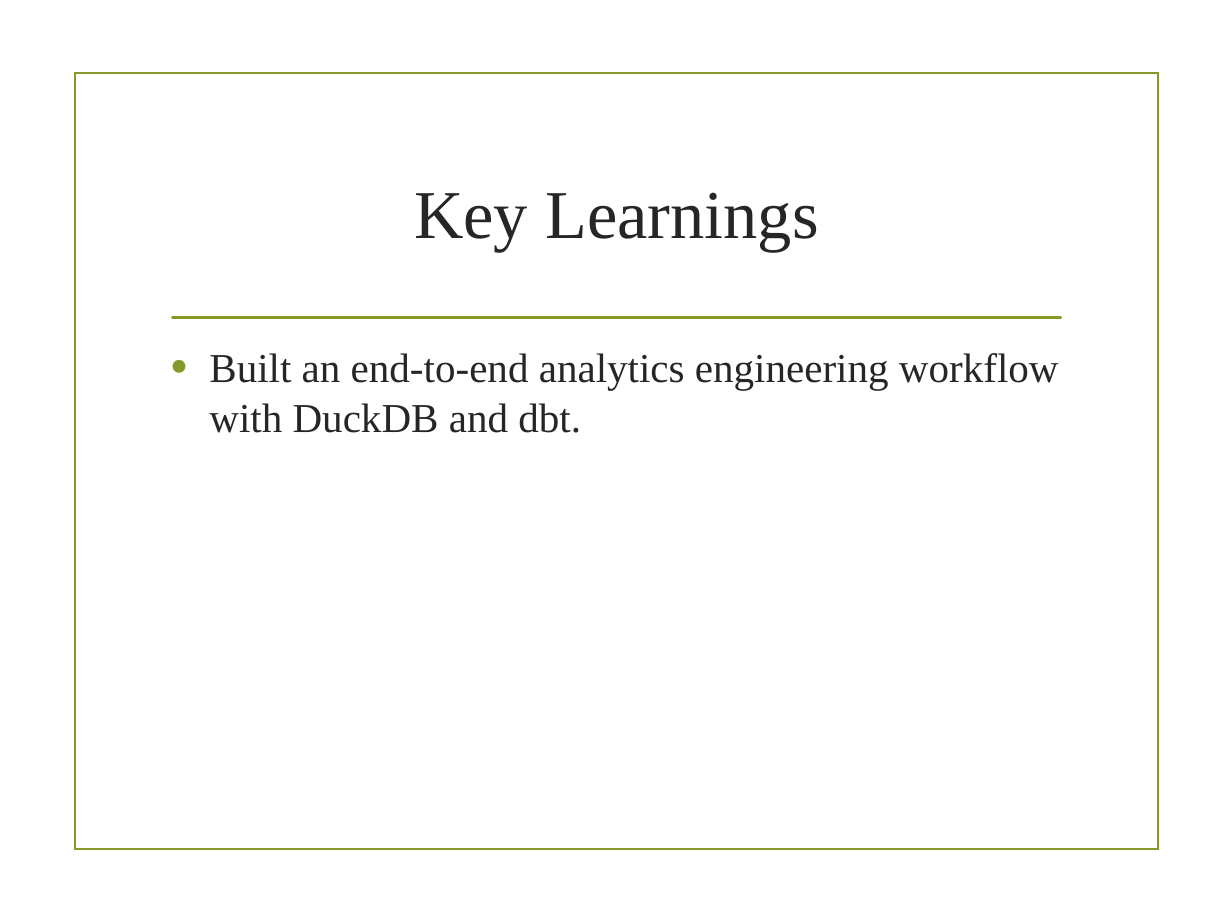
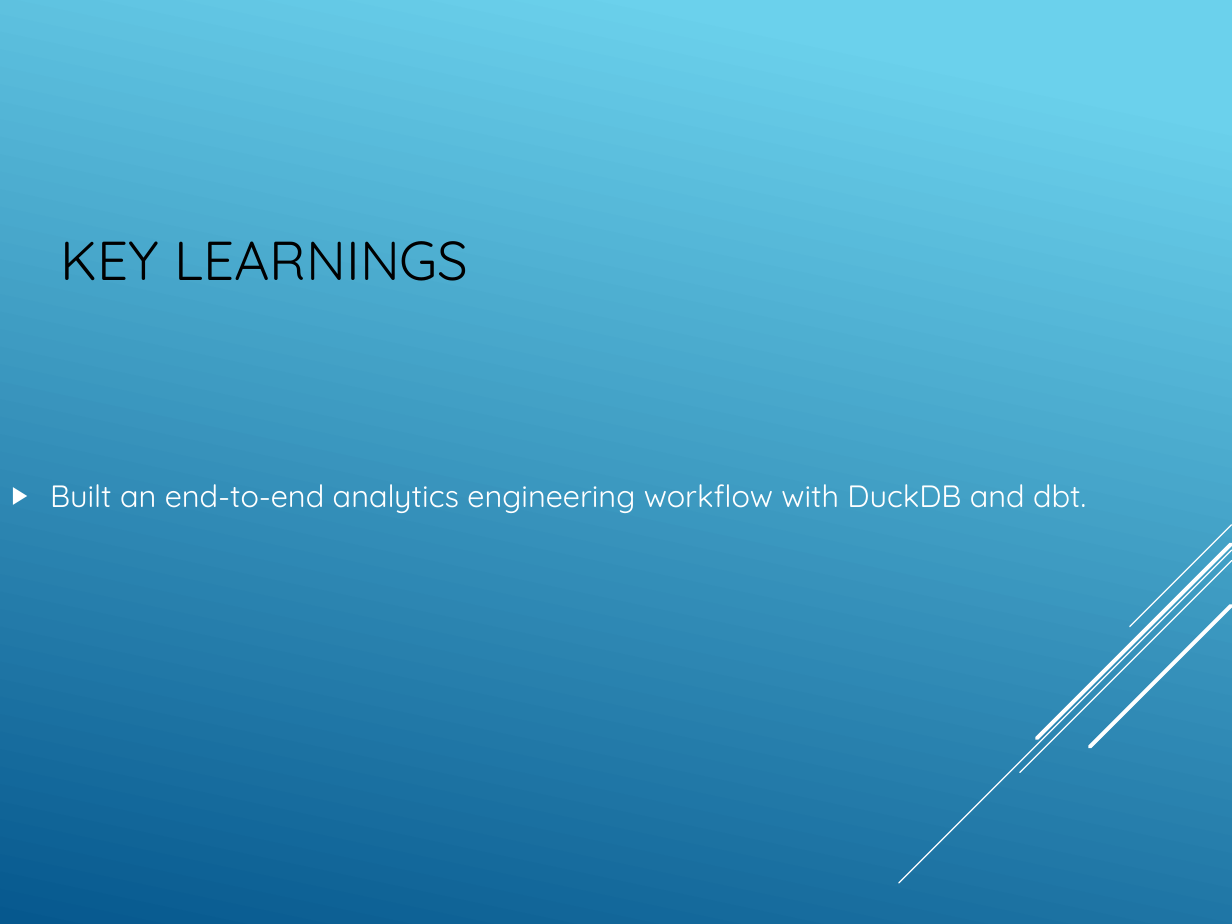
Before and after one commit to weihg27/ecommerce-project, a slide deck: slide 15 of slices/Olist_Ecommerce_Project_Presentation.pptx (slide 9 before the commit). Drawn at 1232x924 pixels with LibreOffice and Linux fonts; fonts in the diff are those of the drawing; background and template pictures are left out. Boxes give left, top, right and bottom in pixels: in the first picture for what was removed or moved away, otherwise in the second. Text is boxed around its words. In the diff, an @@ line names an element or a change of style, - is before the commit and + after.

```diff
--- a/slices/Olist_Ecommerce_Project_Presentation.pptx
+++ b/slices/Olist_Ecommerce_Project_Presentation.pptx
@@ background picture (left out) to gradient #6ED2EB to #06588E @@
@@ rectangle removed at (75,73,1158,849) @@
@@ title at (60,241,469,281): text changed; size 40 to 32 pt; font Times New Roman to Quicksand; text colour #262626 to #000000 @@
-Key Learnings
+KEY LEARNINGS
@@ line removed from (172, 318) to (1061, 318) @@
@@ text "Built an end-to-end analytics engineering ...": place and size @@
-text "Built an end-to-end analytics engineering ..." at (209,353,1059,433)
+text "Built an end-to-end analytics engineering ..." at (50,484,1086,513)
@@ text "Built an end-to-end analytics engineering ..." at (50,484,1086,513): size 24 to 18 pt, font Times New Roman to Quicksand, text colour #262626 to #FFFFFF; bullet • to ▶; less space between paragraphs; bullet colour #83992A to #FFFFFF; vertical alignment top to middle @@
@@ group added at (899,525,1232,883): 5 lines @@
```
Also in this commit, not shown: 6 other slides changed, 8 slides added, 2 slides removed, 1 other file.
